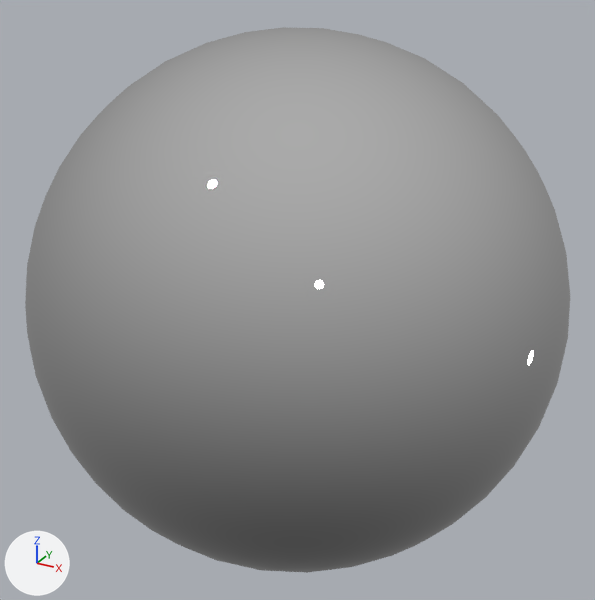
Renders of the glTF model data/chromesphere.gltf from each side of a commit.
Before and after are seen from a camera (50 mm lens) standing at (1.407, -2.56, 2.319) and looking at (0.0, 0.0, 1.039). The lights are fixed; the arrows at lower left show +X, +Y and +Z. Vertices at the same position are counted once.
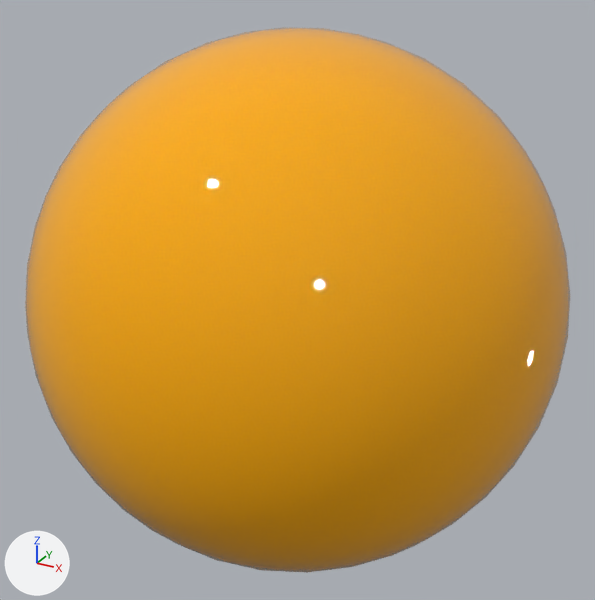
What changed in the scene script:
```text
Change mat_chrome:
    where n0 = _N.new('ShaderNodeBsdfPrincipled'); n0.name = 'Principled BSDF'
    remove n0.inputs[1].default_value = 1.0  # 'Metallic'
    add n2 = _N.new('ShaderNodeVertexColor'); n2.name = 'Color Attribute'
    add _L.new(n2.outputs[0], n0.inputs[0])  # 'Color' to 'Base Color'
Change me_icosphere:
    where me_icosphere.from_pydata(...)  # 642 vertices, 1280 faces; spans x -1.0..1.0, y -1.0..1.0, z -1.0..1.0
    used by ob_icosphere; location = (0.0, 0.0, 1.039)
    me_icosphere part 1: vertex colours changed
```

What differs and where, as boxes (x1, y1, x2, y2) in the pictures (595 x 600 px):
'Icosphere', recoloured (grey to orange)
    both: (25, 27, 570, 573)
